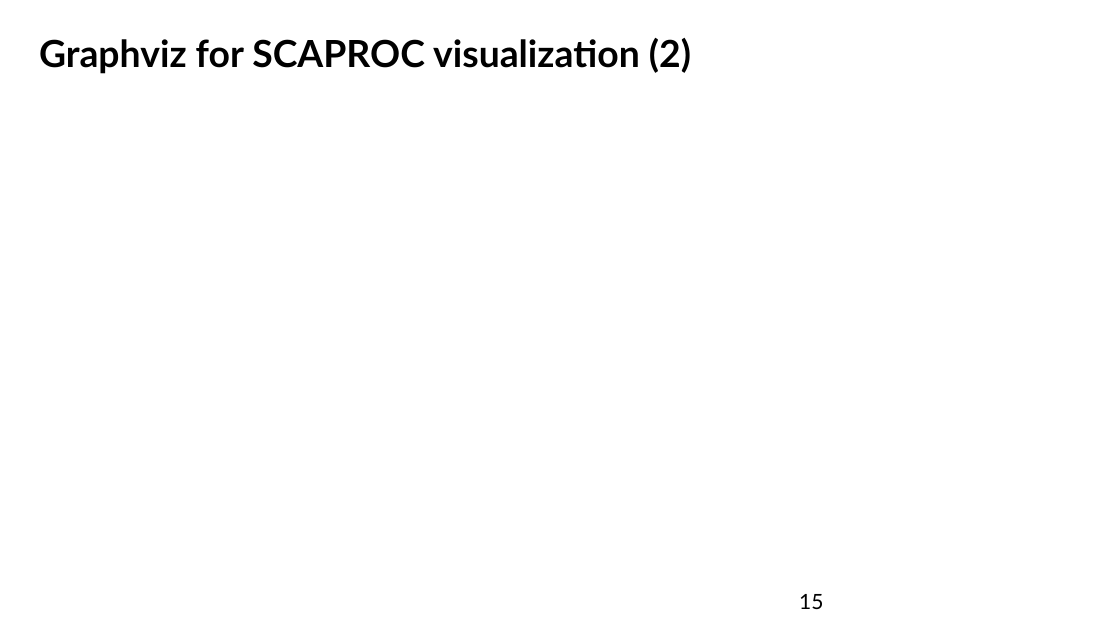
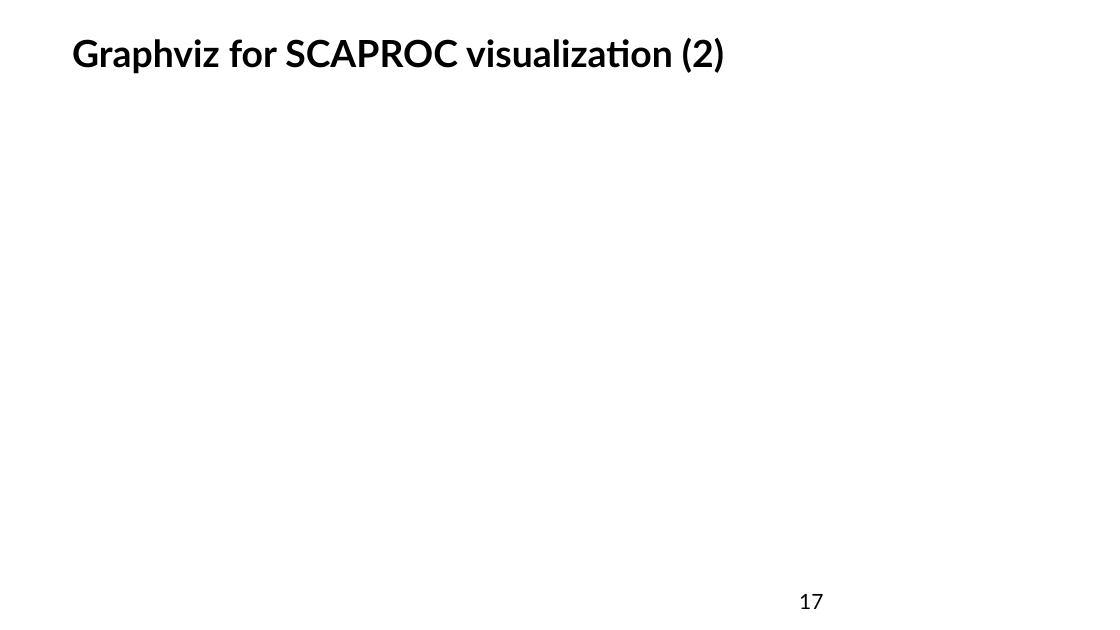
Before and after one commit to FSchwertfeger/Scaproc, a slide deck: slide 17 of proc scaproc.ppt (slide 15 before the commit). Drawn at 1120x630 pixels with LibreOffice and Linux fonts; fonts in the diff are those of the drawing. Boxes give left, top, right and bottom in pixels: in the first picture for what was removed or moved away, otherwise in the second. Text is boxed around its words. In the diff, an @@ line names an element or a change of style, - is before the commit and + after.

```diff
--- a/proc scaproc.ppt
+++ b/proc scaproc.ppt
@@ title "Graphviz for SCAPROC visualization (2)": place and size @@
-title "Graphviz for SCAPROC visualization (2)" at (39, 38, 691, 74)
+title "Graphviz for SCAPROC visualization (2)" at (72, 38, 724, 74)
@@ page number at (799, 594, 823, 609): text changed @@
-15
+17
```
Also in this commit, not shown: 11 other slides changed, 2 slides added, 6 other files.
